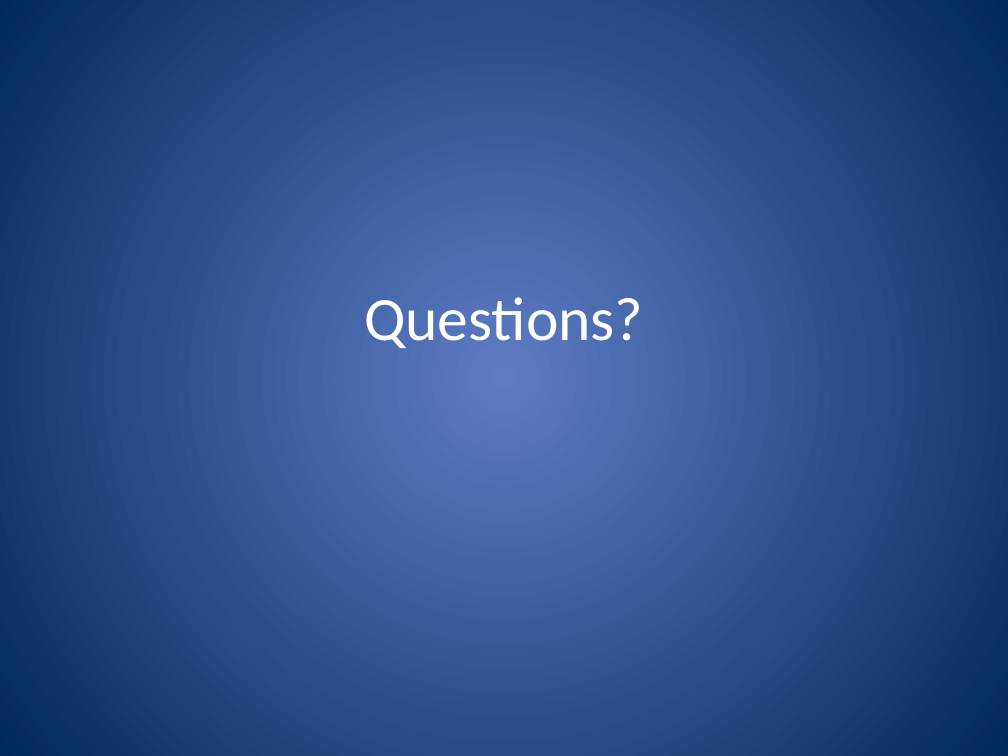
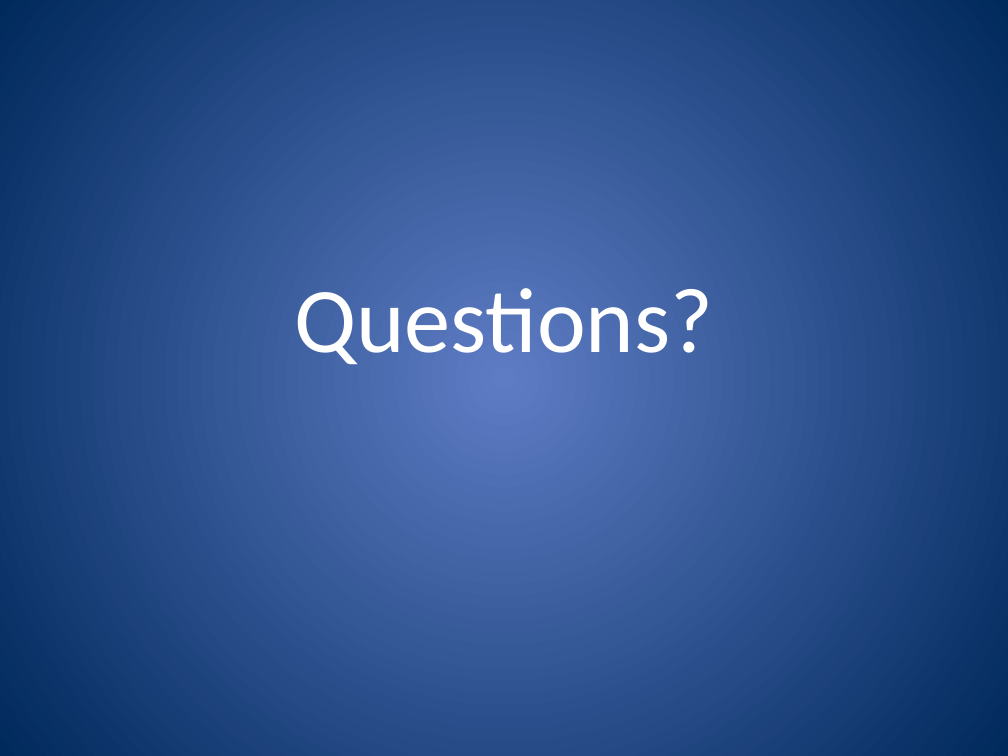
Before and after one commit to jerrelblankenship/Presentations, a slide deck: slide 14 of JointSpeakerTalks/PhoneGapXamarin/M3Conf2013/PhoneGap and Xamarin.pptx. Drawn at 1008x756 pixels with LibreOffice and Linux fonts; fonts in the diff are those of the drawing. Boxes give left, top, right and bottom in pixels: in the first picture for what was removed or moved away, otherwise in the second. Text is boxed around its words. In the diff, an @@ line names an element or a change of style, - is before the commit and + after.

```diff
--- a/JointSpeakerTalks/PhoneGapXamarin/M3Conf2013/PhoneGap and Xamarin.pptx
+++ b/JointSpeakerTalks/PhoneGapXamarin/M3Conf2013/PhoneGap and Xamarin.pptx
@@ title "Questions?" at box(294, 288, 713, 364): size 44 to 66 pt @@
```
Also in this commit, not shown: 5 other slides changed.
